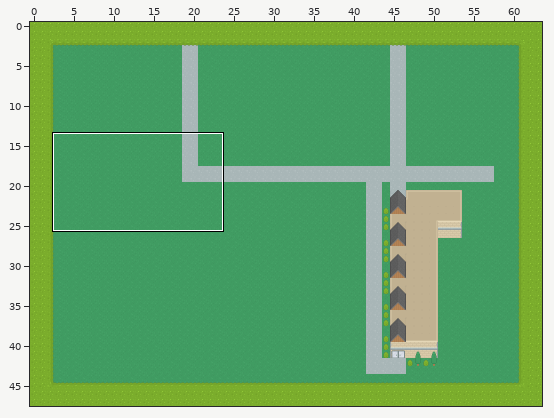
Tiled map: game_folder/map/top_world.tmx. The picture above shows the old version from afar; the outline marks the close-up.
Close-up. As it was:
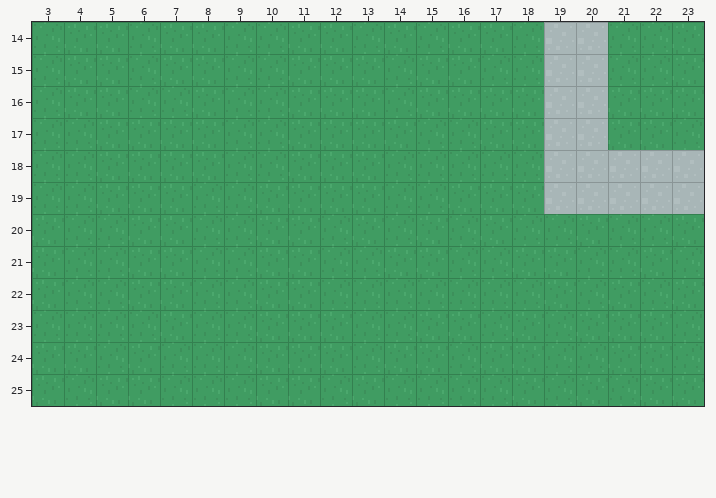
Cells are 16x16 px. Shown: x 3..23, y 14..25. The commit also changed other parts of the map, which this record leaves out.
After the commit:
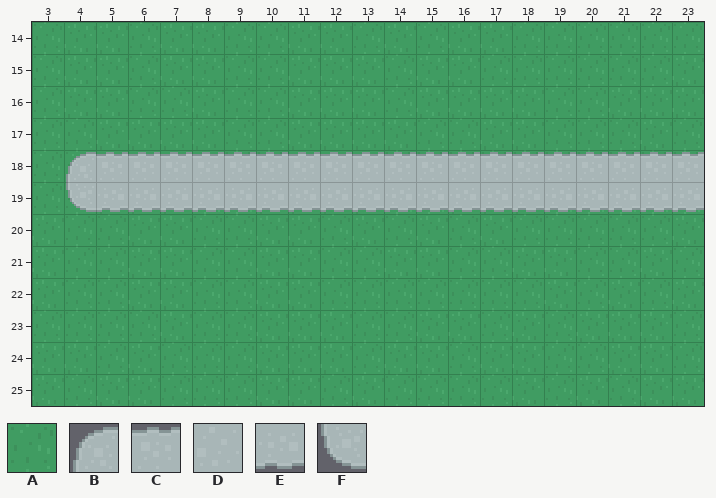
Key: from "roguelikeCity_magenta": A 888; from "roguelikeSheet_transparent": B 862, C 863, D 920, E 921 turned 90, F 976.
_ is an empty cell.
Change:
Layer "Tile Layer 1":
Tile A replaces tile D in rows 14 to 17 at x 19 to 20; in rows 18 to 19 at x 19 to 23.
Layer "Tile Layer 4":
Tile B is added in row 18 at x 4.
Tile C is added in row 18 at x 5 to 23.
Tile E is added in row 19 at x 5 to 23.
Tile F is added in row 19 at x 4.
